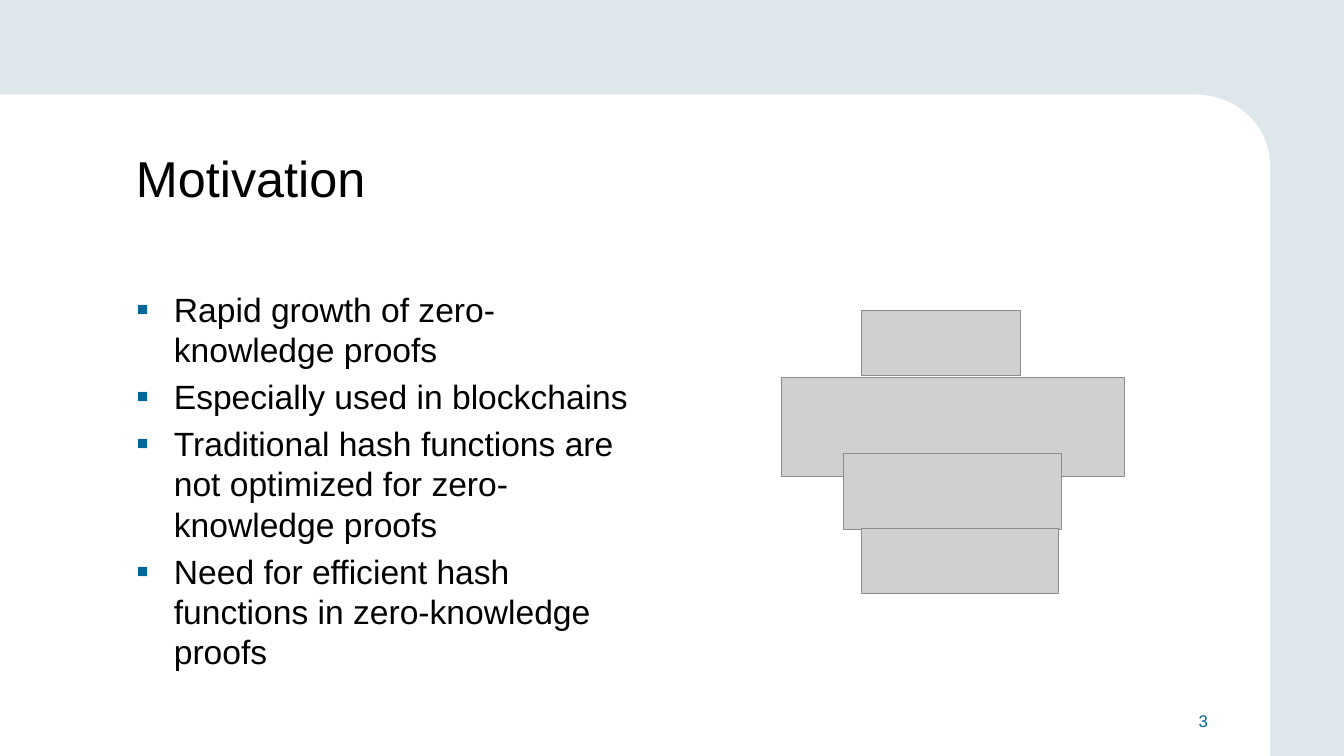
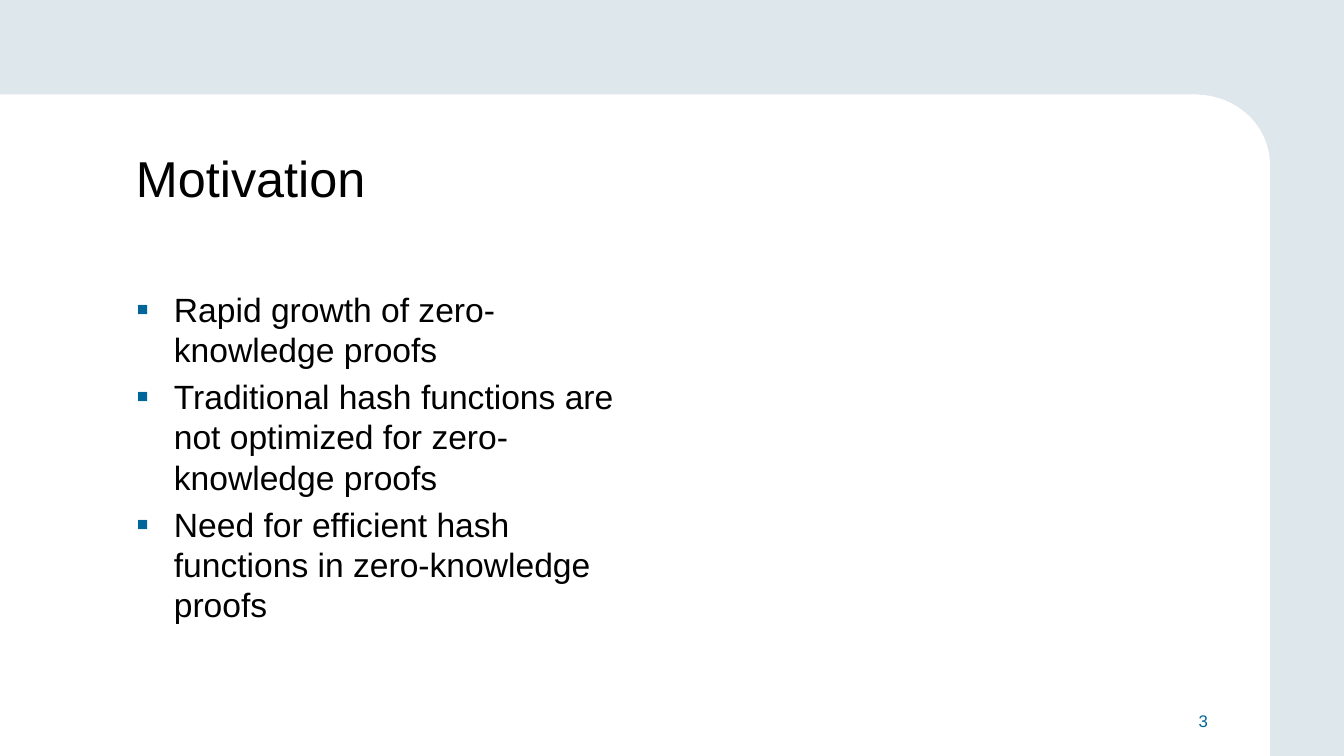
Before and after one commit to alexmllo/zk-hashes, a slide deck: slide 3 of thesis/slides.pptx. Drawn at 1344x756 pixels with LibreOffice and Linux fonts; fonts in the diff are those of the drawing; grey boxes stand for pictures; background and template pictures are left out. Boxes give left, top, right and bottom in pixels: in the first picture for what was removed or moved away, otherwise in the second. Text is boxed around its words. In the diff, an @@ line names an element or a change of style, - is before the commit and + after.

```diff
--- a/thesis/slides.pptx
+++ b/thesis/slides.pptx
@@ picture removed at <box>862,311,1021,375</box> @@
@@ text at <box>174,384,628,416</box>: paragraph removed @@
-▪ Especially used in blockchains
@@ picture removed at <box>781,378,1124,477</box> @@
@@ picture removed at <box>844,454,1062,530</box> @@
@@ picture removed at <box>862,528,1060,593</box> @@
```
Also in this commit, not shown: 4 other slides changed, 1 slide added.
